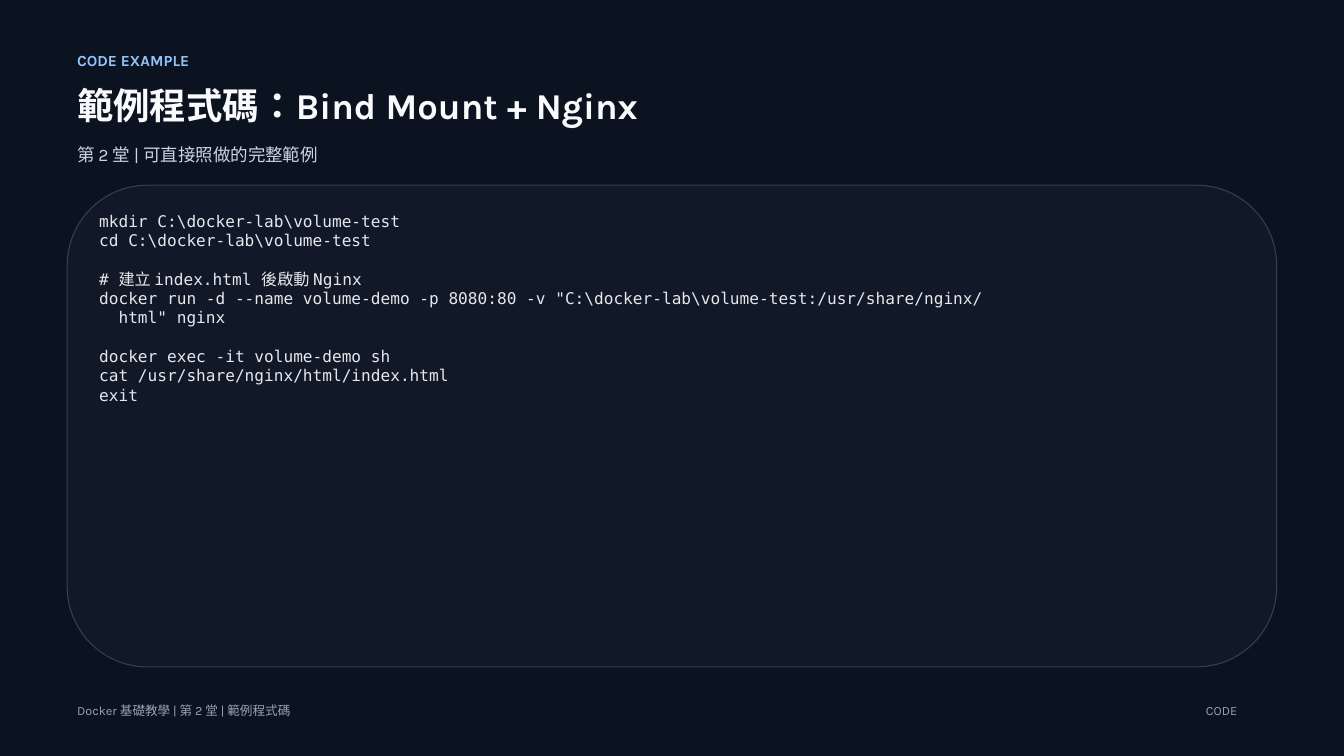
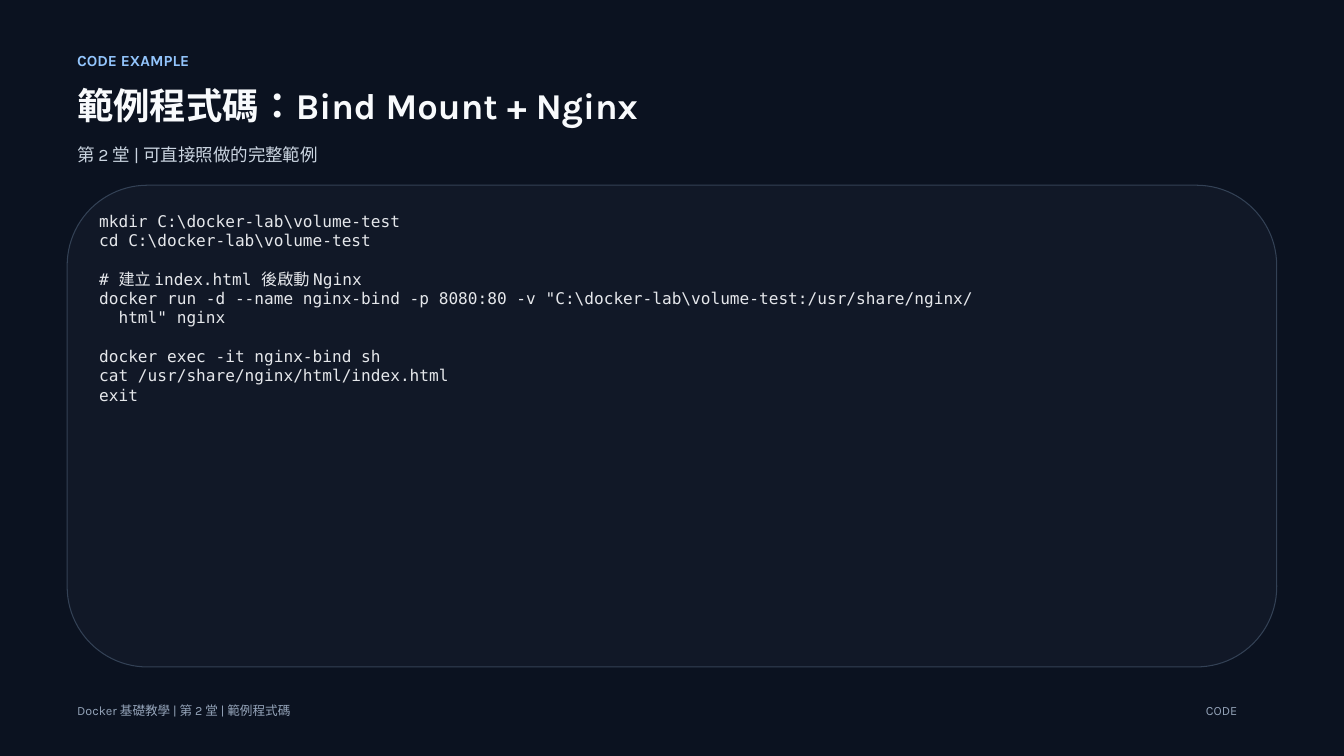
Before and after one commit to lalalalaluk/docker-practice, a slide deck: slide 11 of slides/docker-session2-flask-volume.pptx. Drawn at 1344x756 pixels with LibreOffice and Linux fonts; fonts in the diff are those of the drawing. Boxes give left, top, right and bottom in pixels: in the first picture for what was removed or moved away, otherwise in the second. Text is boxed around its words. In the diff, an @@ line names an element or a change of style, - is before the commit and + after.

Commit message:
Fix session 2 volume image continuity

```diff
--- a/slides/docker-session2-flask-volume.pptx
+++ b/slides/docker-session2-flask-volume.pptx
@@ text at [99, 291, 973, 308]: text changed @@
-docker run -d --name volume-demo -p 8080:80 -v "C:\docker-lab\volume-test:/usr/share/nginx/
+docker run -d --name nginx-bind -p 8080:80 -v "C:\docker-lab\volume-test:/usr/share/nginx/
@@ text at [99, 349, 380, 366]: text changed @@
-docker exec -it volume-demo sh
+docker exec -it nginx-bind sh
```
Also in this commit, not shown: 5 other slides changed.
